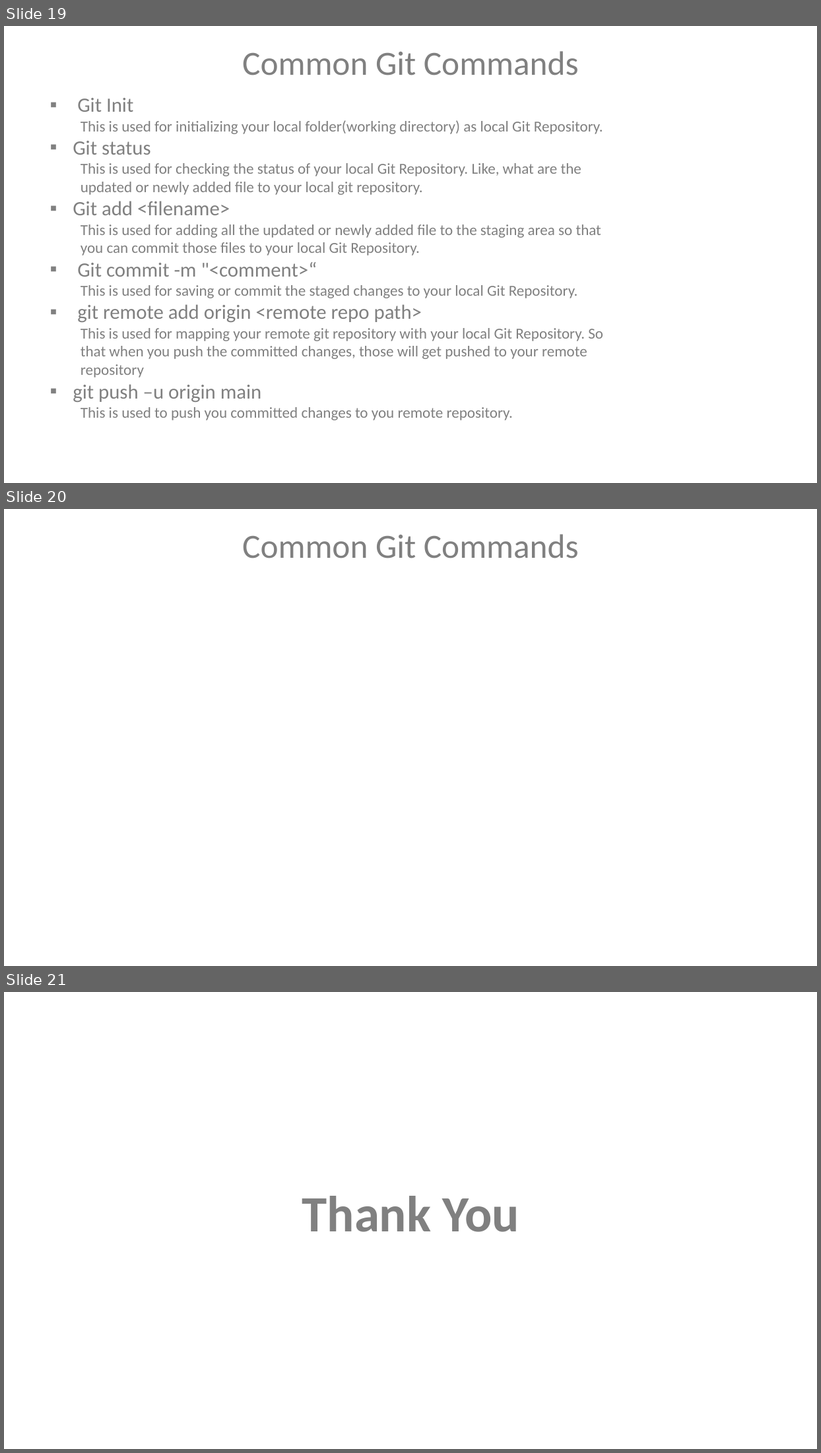
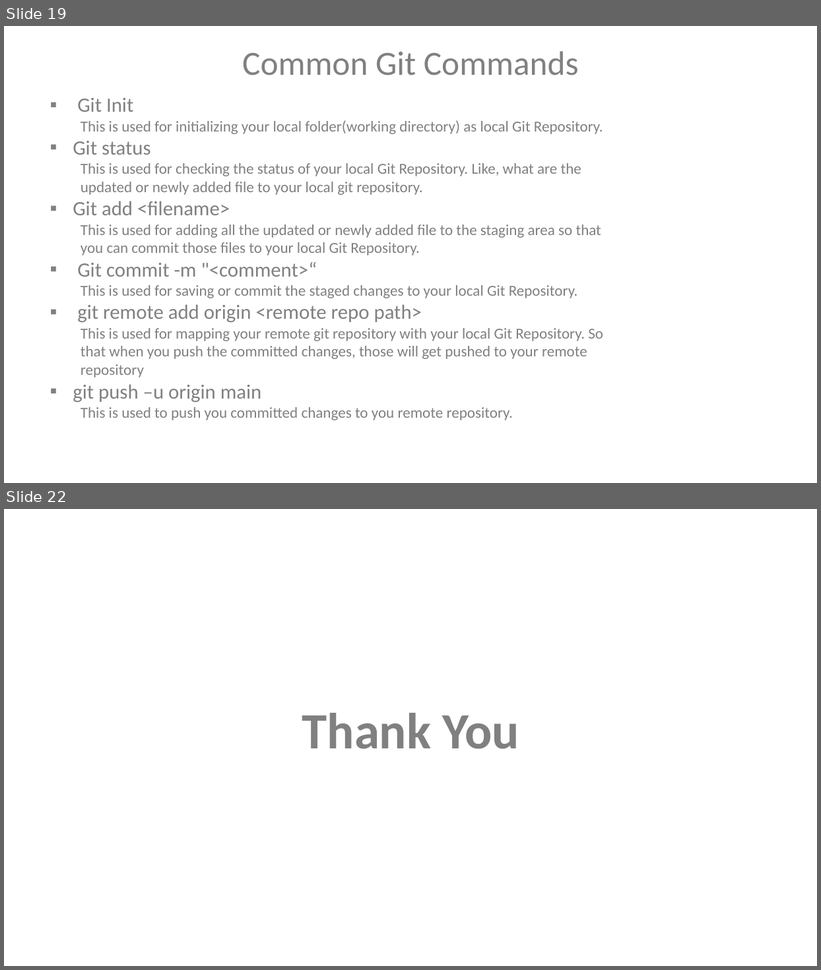
Before and after one commit to VaijinathHarbak/DevOpsDemo, a slide deck: DevOps.pptx. Shown one above the other, each under a label of ours: slides 19, 20 and 21 before the commit, slides 19 and 22 after it; the slides between them are not shown. The pictures are 821x1453 and 821x970 pixels, drawn with LibreOffice and Linux fonts; fonts in the diff are those of the drawing. Boxes give left, top, right and bottom in pixels: in the first picture for what was removed or moved away, otherwise in the second. Text is boxed around its words. In the diff, an @@ line names an element or a change of style, - is before the commit and + after.

```diff
--- a/DevOps.pptx
+++ b/DevOps.pptx
@@ slide 20 removed at (x1=4, y1=509, x2=817, y2=966), background #FFFFFF @@
@@ text removed at (x1=242, y1=534, x2=579, y2=559) @@
-Common Git Commands
@@ what was slide 21 is now slide 22 @@
```
Also in this commit, not shown: 2 slides added, 1 other file.
